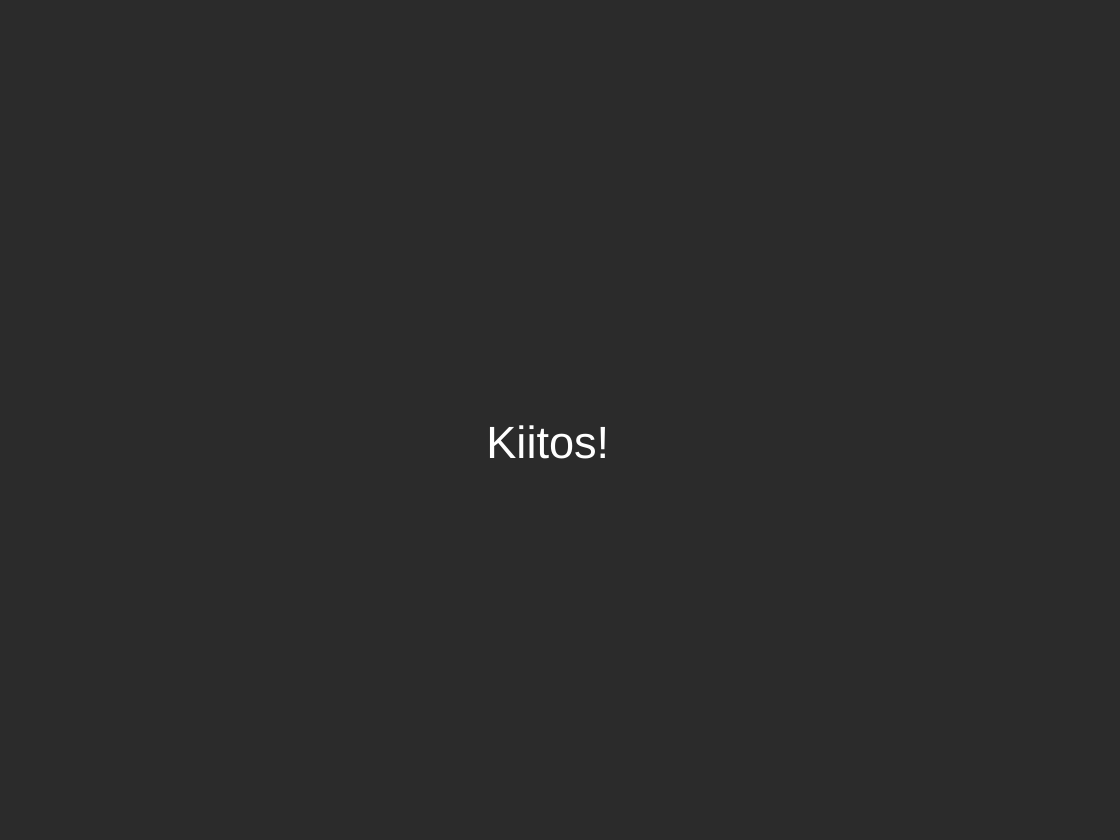
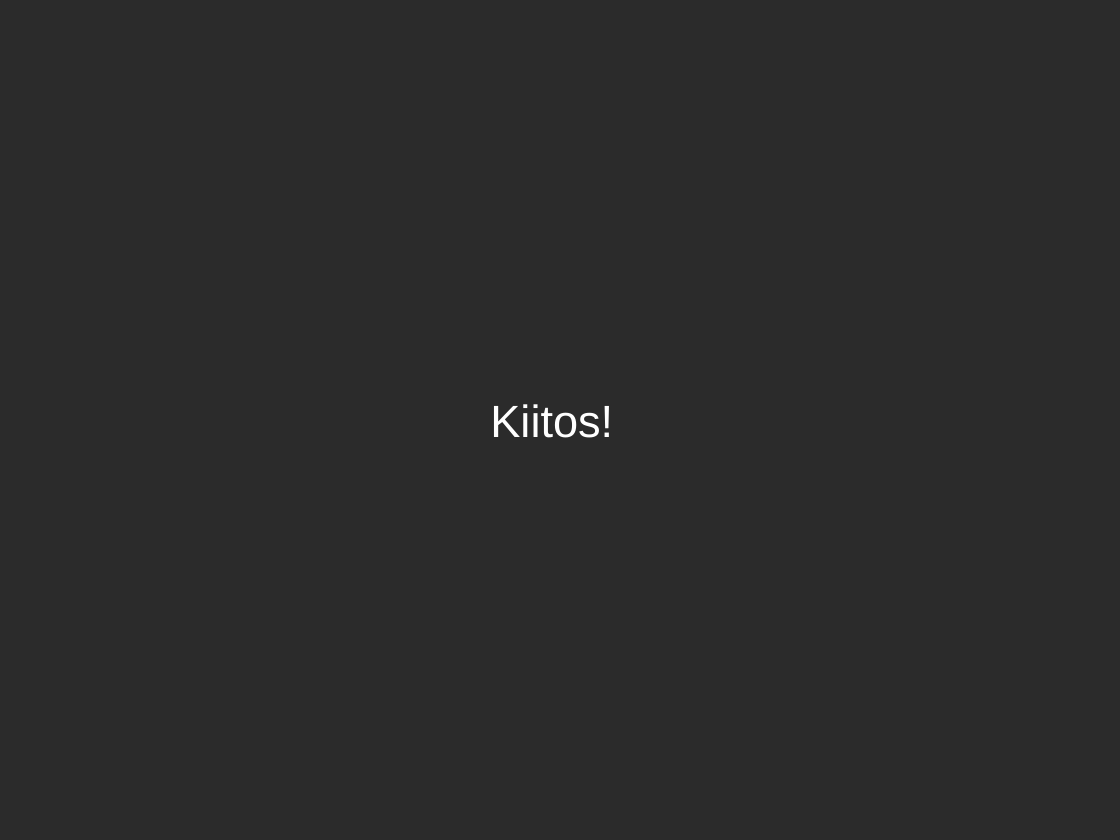
Before and after one commit to zouppen/gradu, a slide deck: slide 18 of esitykset/esitys_porissa_kesakuu.odp. Drawn at 1120x840 pixels with LibreOffice and Linux fonts; fonts in the diff are those of the drawing; background and template pictures are left out; a plain dark background stands for a picture behind light text. Boxes give left, top, right and bottom in pixels: in the first picture for what was removed or moved away, otherwise in the second. Text is boxed around its words. In the diff, an @@ line names an element or a change of style, - is before the commit and + after.

```diff
--- a/esitykset/esitys_porissa_kesakuu.odp
+++ b/esitykset/esitys_porissa_kesakuu.odp
@@ subtitle "Kiitos!": place and size @@
-subtitle "Kiitos!" at <box>486,425,609,459</box>
+subtitle "Kiitos!" at <box>490,404,613,438</box>
```
Also in this commit, not shown: 1 other slide changed.
